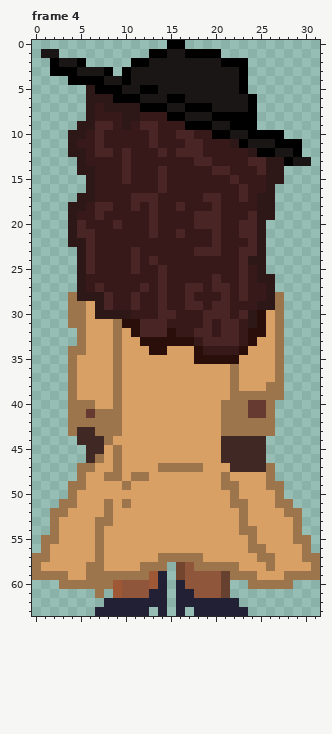
One commit to this pixel-art file: Dead Overlap/Assets/aseprite/Marceline.aseprite. The picture above is the old version.
32x64 pixels, 5 frames. Shown: frame 4.
Once edited:
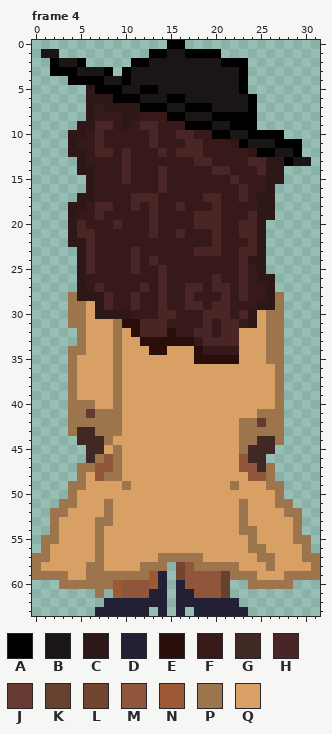
Palette (. is transparent): A #000000  B #1a1616  C #2e1717  D #222034  E #2a0e09  F #381919  G #402824  H #4a2525  J #663931  K #664130  L #73452f  M #8f563b  N #9f5836  P #9c754c  Q #d9a066
Diff:
Frame 4, layer "Layer 4":
y 30..31: x 25..26 EQ -> QP
y 32: x 23..26 FEEQ -> QQQP
y 33: x 23..24 FE -> QQ; x 26 Q -> P
y 34: x 23 E -> Q; x 26 Q -> P
y 35: x 26 Q -> P
y 36..37: x 22 P -> Q
y 38: x 22 P -> Q; x 26 P -> Q
y 39: x 22..26 PPPPP -> QQQQQ
y 40: x 21..27 PPPJJP. -> QQQQQQP
y 41: x 21..25 PPPJJ -> QQQQP; x 27 . -> P
y 42: x 21..22 PP -> QQ; x 25 P -> J; x 27 . -> P
y 43: x 21..22 PP -> QQ; x 27 . -> P
y 44: x 21..24 GGGG -> QQPP; x 26..27 .. -> GP
y 45: x 21..23 GGG -> QQP; x 26 . -> G
y 46: x 8 Q -> M; x 21..23 GGG -> QQM
y 47: x 7..8 QQ -> MM; x 14..18 PPPPP -> QQQQQ; x 22..24 GGG -> QMM
y 48: x 7 Q -> M; x 11..12 PP -> QQ; x 21 P -> Q; x 24..25 QQ -> MM
y 49: x 21 P -> Q
y 50: x 22 P -> Q
y 51: x 10 P -> Q; x 22 P -> Q
